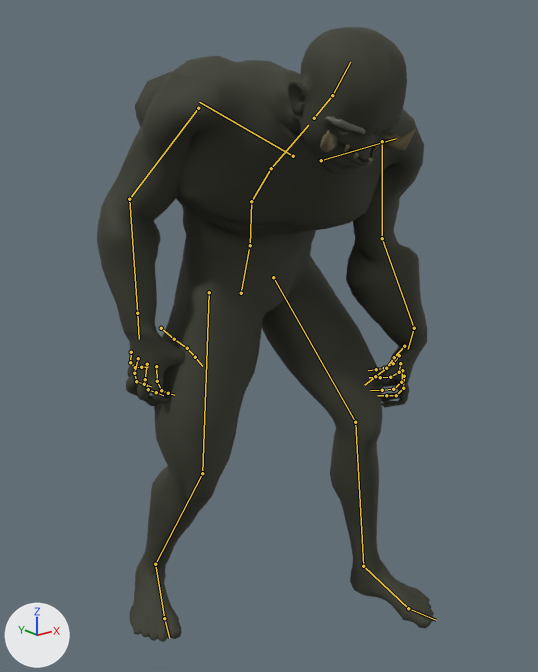
The glTF model outputs/AshenOathTheRoadBetweenCrowns/assets_external/design_pack_v1/creatures/M20_Wychwood_Brute.glb: old version first, new version second.
Both versions are drawn from a 50 mm lens placed at (-1.218, -1.48, 1.455), pointed at (-0.028, 0.007, 0.861). Lighting does not change. The marker at lower left points along +X, +Y and +Z. The picture after the commit comes second. Both versions are drawn at frame 29 of the action 'Idle'; the numbers are the values there. The bones that change, and the others that lie on the model, are drawn over the model as lines.

Objects in the first picture: 'M20_Connected_Anatomy_SkinnedAssembly'.
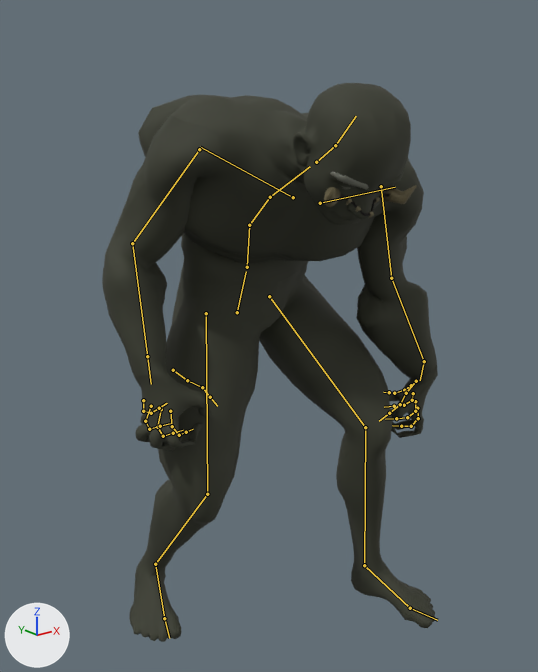
Boxes (x1, y1, x2, y2) around the edits, measured in the pictures (538 x 672 px):
'M20_Connected_Anatomy_SkinnedAssembly', posed (9% shorter)
    before: (97, 27, 434, 642)
    after: (102, 83, 438, 642)
bone 'pelvis', root to tip
    before: (241, 293) to (249, 249)
    after: (237, 312) to (246, 271)
bone 'spine_02', root to tip
    before: (251, 201) to (271, 168)
    after: (249, 225) to (270, 197)
bone 'spine_03', root to tip
    before: (271, 168) to (308, 125)
    after: (270, 197) to (310, 166)
bone 'clavicle_l', root to tip
    before: (321, 160) to (396, 138)
    after: (320, 203) to (395, 187)
bone 'upperarm_l', root to tip
    before: (382, 141) to (382, 238)
    after: (381, 186) to (391, 278)
bone 'lowerarm_l', root to tip
    before: (382, 238) to (414, 328)
    after: (391, 278) to (424, 361)
bone 'hand_l', root to tip
    before: (414, 328) to (408, 349)
    after: (424, 361) to (420, 380)
bone 'index_03_l', root to tip
    before: (396, 395) to (386, 395)
    after: (411, 426) to (401, 426)
bone 'middle_03_l', root to tip
    before: (393, 389) to (382, 390)
    after: (407, 417) to (396, 418)
bone 'pinky_01_l', root to tip
    before: (399, 355) to (393, 363)
    after: (411, 385) to (404, 390)
bone 'pinky_02_l', root to tip
    before: (393, 363) to (384, 368)
    after: (404, 390) to (394, 393)
bone 'pinky_03_l', root to tip
    before: (384, 368) to (376, 369)
    after: (394, 393) to (389, 392)
bone 'clavicle_r', root to tip
    before: (293, 156) to (199, 102)
    after: (293, 197) to (200, 147)
bone 'upperarm_r', root to tip
    before: (198, 108) to (129, 199)
    after: (199, 149) to (132, 243)
bone 'lowerarm_r', root to tip
    before: (129, 199) to (137, 313)
    after: (132, 243) to (147, 356)
bone 'index_01_r', root to tip
    before: (156, 366) to (157, 381)
    after: (170, 411) to (172, 426)
bone 'index_02_r', root to tip
    before: (157, 381) to (161, 390)
    after: (172, 426) to (179, 435)
bone 'index_03_r', root to tip
    before: (161, 390) to (168, 393)
    after: (179, 435) to (186, 432)
bone 'middle_01_r', root to tip
    before: (147, 364) to (145, 379)
    after: (161, 409) to (157, 427)
bone 'middle_02_r', root to tip
    before: (145, 379) to (148, 389)
    after: (157, 427) to (163, 436)
bone 'middle_03_r', root to tip
    before: (148, 389) to (156, 392)
    after: (163, 436) to (173, 433)
bone 'pinky_01_r', root to tip
    before: (131, 352) to (130, 362)
    after: (143, 400) to (143, 411)
bone 'pinky_02_r', root to tip
    before: (130, 362) to (135, 367)
    after: (143, 411) to (151, 413)
bone 'pinky_03_r', root to tip
    before: (135, 367) to (141, 367)
    after: (151, 413) to (159, 408)
bone 'ring_01_r', root to tip
    before: (138, 358) to (134, 373)
    after: (151, 406) to (145, 421)
bone 'ring_02_r', root to tip
    before: (134, 373) to (136, 381)
    after: (145, 421) to (149, 429)
bone 'ring_03_r', root to tip
    before: (136, 381) to (144, 384)
    after: (149, 429) to (160, 426)
bone 'thumb_01_r', root to tip
    before: (161, 328) to (174, 339)
    after: (173, 370) to (187, 380)
bone 'thumb_02_r', root to tip
    before: (174, 339) to (187, 348)
    after: (187, 380) to (202, 387)
bone 'thumb_03_r', root to tip
    before: (187, 348) to (195, 357)
    after: (202, 387) to (210, 397)
bone 'neck_01', root to tip
    before: (314, 118) to (332, 95)
    after: (316, 162) to (335, 145)
bone 'Head', root to tip
    before: (332, 95) to (350, 62)
    after: (335, 145) to (356, 116)
bone 'thigh_l', root to tip
    before: (273, 277) to (355, 422)
    after: (269, 296) to (365, 427)
bone 'calf_l', root to tip
    before: (355, 422) to (363, 566)
    after: (365, 427) to (364, 565)
bone 'foot_l', root to tip
    before: (363, 566) to (408, 608)
    after: (364, 565) to (410, 608)
bone 'thigh_r', root to tip
    before: (209, 292) to (202, 473)
    after: (206, 313) to (207, 494)
bone 'calf_r', root to tip
    before: (202, 473) to (155, 564)
    after: (207, 494) to (155, 564)

The edits, one by one:
Bone 'pelvis' (bone_pelvis) moves from (-0.001, -0.143, -0.068) to (-0.001, -0.201, -0.069).
Bone 'pelvis' (bone_pelvis) turns from (-2, 8, -3) to (0, 8, -3) degrees about its own x, y and z.
Bone 'spine_02' (bone_spine_02) turns from (51, -20, 1) to (53, -20, 1) degrees about its own x, y and z.
Bone 'spine_03' (bone_spine_03) turns from (23, -12, -6) to (26, -12, -7) degrees about its own x, y and z.
Bone 'clavicle_l' (bone_clavicle_l) turns from (-6, -2, -2) to (-7, -2, -6) degrees about its own x, y and z.
Bone 'upperarm_l' (bone_upperarm_l) turns from (44, 17, -38) to (43, 11, -25) degrees about its own x, y and z.
Bone 'lowerarm_l' (bone_lowerarm_l) turns from (19, -70, 7) to (6, -78, 14) degrees about its own x, y and z.
Bone 'hand_l' (bone_hand_l) turns from (-26, 26, -33) to (-26, 27, -30) degrees about its own x, y and z.
Bone 'index_03_l' (bone_index_03_l) turns from (50, 1, 0) to (55, 1, 0) degrees about its own x, y and z.
Bone 'middle_03_l' (bone_middle_03_l) turns from (50, -1, 0) to (55, -1, -1) degrees about its own x, y and z.
Bone 'pinky_01_l' (bone_pinky_01_l) turns from (10, 0, -17) to (16, 2, -26) degrees about its own x, y and z.
Bone 'pinky_02_l' (bone_pinky_02_l) turns from (29, -7, 0) to (46, -12, 0) degrees about its own x, y and z.
Bone 'pinky_03_l' (bone_pinky_03_l) turns from (34, -1, 0) to (55, -2, -1) degrees about its own x, y and z.
Bone 'clavicle_r' (bone_clavicle_r) turns from (-6, 3, 3) to (-8, 2, 7) degrees about its own x, y and z.
Bone 'upperarm_r' (bone_upperarm_r) turns from (35, -17, 47) to (46, -16, 36) degrees about its own x, y and z.
Bone 'lowerarm_r' (bone_lowerarm_r) turns from (47, 6, 0) to (52, 21, -1) degrees about its own x, y and z.
Bone 'index_01_r' (bone_index_01_r) turns from (-9, -1, -6) to (-14, -1, -10) degrees about its own x, y and z.
Bone 'index_02_r' (bone_index_02_r) turns from (30, -2, 0) to (47, -3, 0) degrees about its own x, y and z.
Bone 'index_03_r' (bone_index_03_r) turns from (35, -1, 0) to (55, -1, 0) degrees about its own x, y and z.
Bone 'middle_01_r' (bone_middle_01_r) turns from (-10, 0, 6) to (-16, 1, 9) degrees about its own x, y and z.
Bone 'middle_02_r' (bone_middle_02_r) turns from (30, 1, 0) to (47, 2, 0) degrees about its own x, y and z.
Bone 'middle_03_r' (bone_middle_03_r) turns from (35, 1, 0) to (55, 1, 1) degrees about its own x, y and z.
Bone 'pinky_01_r' (bone_pinky_01_r) turns from (10, -1, 17) to (16, -2, 26) degrees about its own x, y and z.
Bone 'pinky_02_r' (bone_pinky_02_r) turns from (30, 7, 0) to (46, 12, 0) degrees about its own x, y and z.
Bone 'pinky_03_r' (bone_pinky_03_r) turns from (35, 1, 0) to (55, 2, 1) degrees about its own x, y and z.
Bone 'ring_01_r' (bone_ring_01_r) turns from (-9, 1, 15) to (-14, 3, 24) degrees about its own x, y and z.
Bone 'ring_02_r' (bone_ring_02_r) turns from (30, 3, 0) to (47, 3, 1) degrees about its own x, y and z.
Bone 'ring_03_r' (bone_ring_03_r) turns from (35, 1, 0) to (55, 2, 1) degrees about its own x, y and z.
Bone 'thumb_01_r' (bone_thumb_01_r) turns from (-1, 0, -6) to (-2, -1, -10) degrees about its own x, y and z.
Bone 'thumb_02_r' (bone_thumb_02_r) turns from (-12, 0, 3) to (-19, 0, 4) degrees about its own x, y and z.
Bone 'thumb_03_r' (bone_thumb_03_r) turns from (26, 2, -5) to (41, 5, -8) degrees about its own x, y and z.
Bone 'neck_01' (bone_neck_01) turns from (-28, 6, 0) to (-30, 6, 0) degrees about its own x, y and z.
Bone 'Head' (bone_head) turns from (2, 7, 0) to (-1, 7, -2) degrees about its own x, y and z.
Bone 'thigh_l' (bone_thigh_l) turns from (-38, 0, 0) to (-50, 1, 2) degrees about its own x, y and z.
Bone 'calf_l' (bone_calf_l) turns from (35, 13, -1) to (50, 14, -1) degrees about its own x, y and z.
Bone 'foot_l' (bone_foot_l) turns from (7, -13, -11) to (3, -14, -9) degrees about its own x, y and z.
Bone 'thigh_r' (bone_thigh_r) turns from (-11, 2, 17) to (-21, 4, 20) degrees about its own x, y and z.
Bone 'calf_r' (bone_calf_r) turns from (45, 23, -3) to (60, 22, -2) degrees about its own x, y and z.
Bone 'foot_r' (bone_foot_r) turns from (-26, 11, -5) to (-32, 11, -6) degrees about its own x, y and z.
